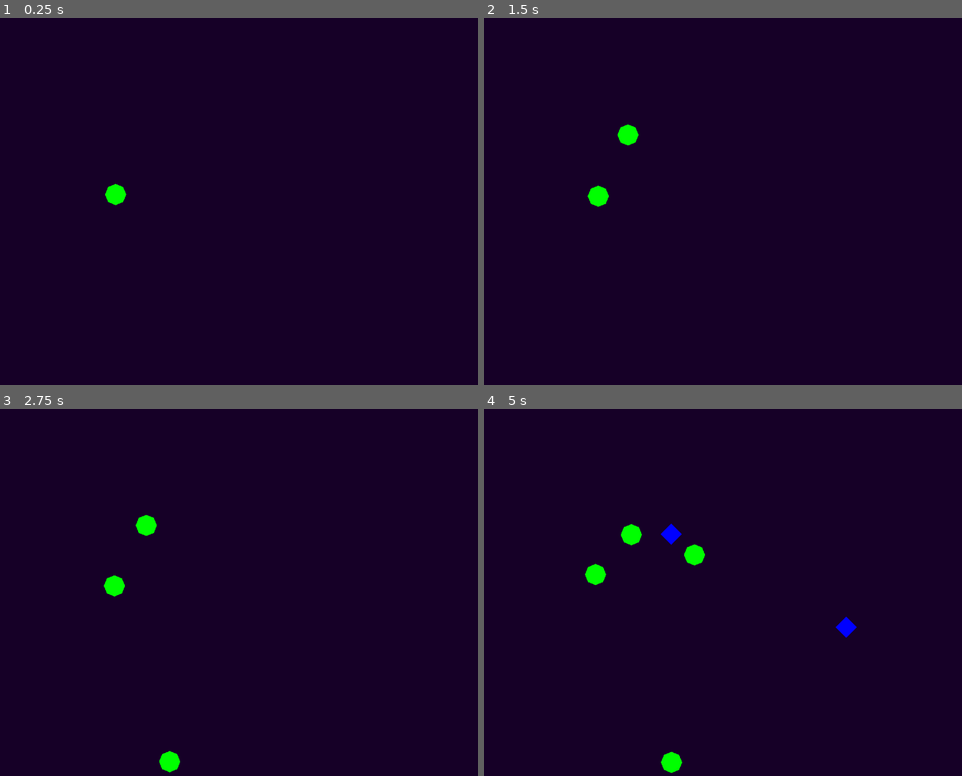
Above: before the commit, frames 1-4 (two rows, left to right).
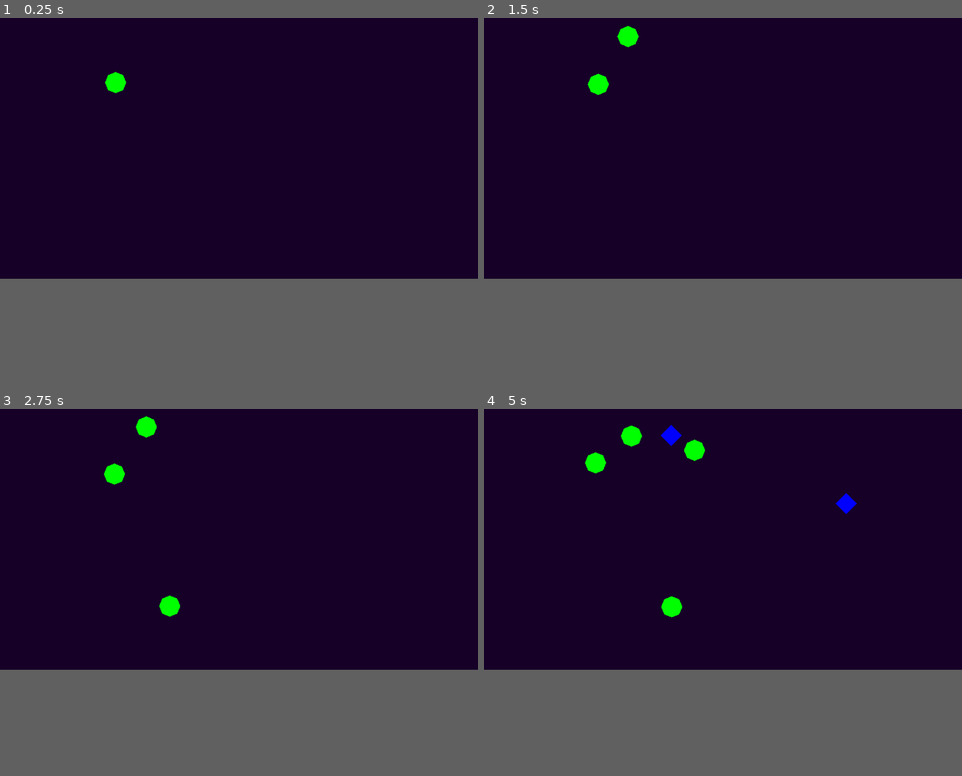
Above: after the commit, the same moments.

Repository: emilasheras/synth-mobs
Game: Godot game, scene res://PoYoGi.tscn
The game is run twice, just before and just after one commit, with the same random seed, the same clock (stepped at 60 frames per second) and the same inputs.
Inputs:
- Up to frame 1 (0.25 s): no input
- Up to frame 2 (1.5 s): no input
- Up to frame 3 (2.75 s): no input
- Up to frame 4 (5 s): no input
In our replay, the window is 800x711 before the commit and 800x533 after it. These sizes can differ from the game's own. Grey fills any space a smaller window leaves; there, only what the larger window draws over its background counts as a difference.

The runs differ from the first frame. In frame 1, 0.4% of the frame differs, in the area x 22-27%, y 14-52%; in frame 2, 0.8%; in frame 3, 1.1%; in frame 4, 2.1%, in the area x 21-78%, y 4-100%.

Commit message:
first steps towards sound synthesis. godot 4.x

Diff:
--- a/Environments/Game1Space.gd
+++ b/Environments/Game1Space.gd
@@ -1,7 +1,23 @@
 extends Node2D
+var playback # Will hold the AudioStreamGeneratorPlayback.
+@onready var sample_hz = $AudioStreamPlayer.stream.mix_rate
+var pulse_hz = 440.0 # The frequency of the sound wave.
 
 func _ready():
 	#testCreature(poMobModel)
 	var viewport = get_viewport_rect()
 	#print(viewport.get_center())
 	MobManager.spawnCreatures(15, self, [viewport.size.x, viewport.size.y])
+
+	$AudioStreamPlayer.play()
+	playback = $AudioStreamPlayer.get_stream_playback()
+	fill_buffer()
+
+func fill_buffer():
+	var phase = 0.0
+	var increment = pulse_hz / sample_hz
+	var frames_available = playback.get_frames_available()
+
+	for i in range(frames_available):
+		playback.push_frame(Vector2.ONE * sin(phase * TAU))
+		phase = fmod(phase + increment, 1.0)
--- a/Environments/Game1Space.tscn
+++ b/Environments/Game1Space.tscn
@@ -1,9 +1,14 @@
-[gd_scene load_steps=3 format=3 uid="uid://hkwkahh31ehx"]
+[gd_scene load_steps=4 format=3 uid="uid://hkwkahh31ehx"]
 
 [ext_resource type="Script" path="res://Environments/Game1Space.gd" id="1_e610e"]
 [ext_resource type="PackedScene" uid="uid://b2ugkrry2cjhn" path="res://Modules/BackgroundModule/Models/SpaceBackgroundModel.tscn" id="1_fx53d"]
+
+[sub_resource type="AudioStreamGenerator" id="AudioStreamGenerator_r1pnc"]
 
 [node name="Game1Space" type="Node2D"]
 script = ExtResource("1_e610e")
 
 [node name="SpaceBackgroundModel" parent="." instance=ExtResource("1_fx53d")]
+
+[node name="AudioStreamPlayer" type="AudioStreamPlayer" parent="."]
+stream = SubResource("AudioStreamGenerator_r1pnc")
--- a/Modules/MobModule/Models/Po.tscn
+++ b/Modules/MobModule/Models/Po.tscn
@@ -4,6 +4,7 @@
 [ext_resource type="Script" path="res://Modules/MobModule/Models/PoPolygon2D.gd" id="2_0bk0u"]
 
 [sub_resource type="CircleShape2D" id="CircleShape2D_08462"]
+radius = 20.0
 
 [node name="Po" type="Node2D"]
 
--- a/Modules/MobModule/Models/Yo.tscn
+++ b/Modules/MobModule/Models/Yo.tscn
@@ -4,6 +4,7 @@
 [ext_resource type="Script" path="res://Modules/MobModule/Models/YoPolygon2D.gd" id="2_k4gaa"]
 
 [sub_resource type="CircleShape2D" id="CircleShape2D_08462"]
+radius = 20.0
 
 [node name="Po" type="Node2D"]
 
--- a/project.godot
+++ b/project.godot
@@ -22,7 +22,7 @@
 [display]
 
 window/size/viewport_width=900
-window/size/viewport_height=800
+window/size/viewport_height=600
 window/size/initial_position_type=2
 window/size/initial_screen=2
 window/stretch/mode="viewport"
